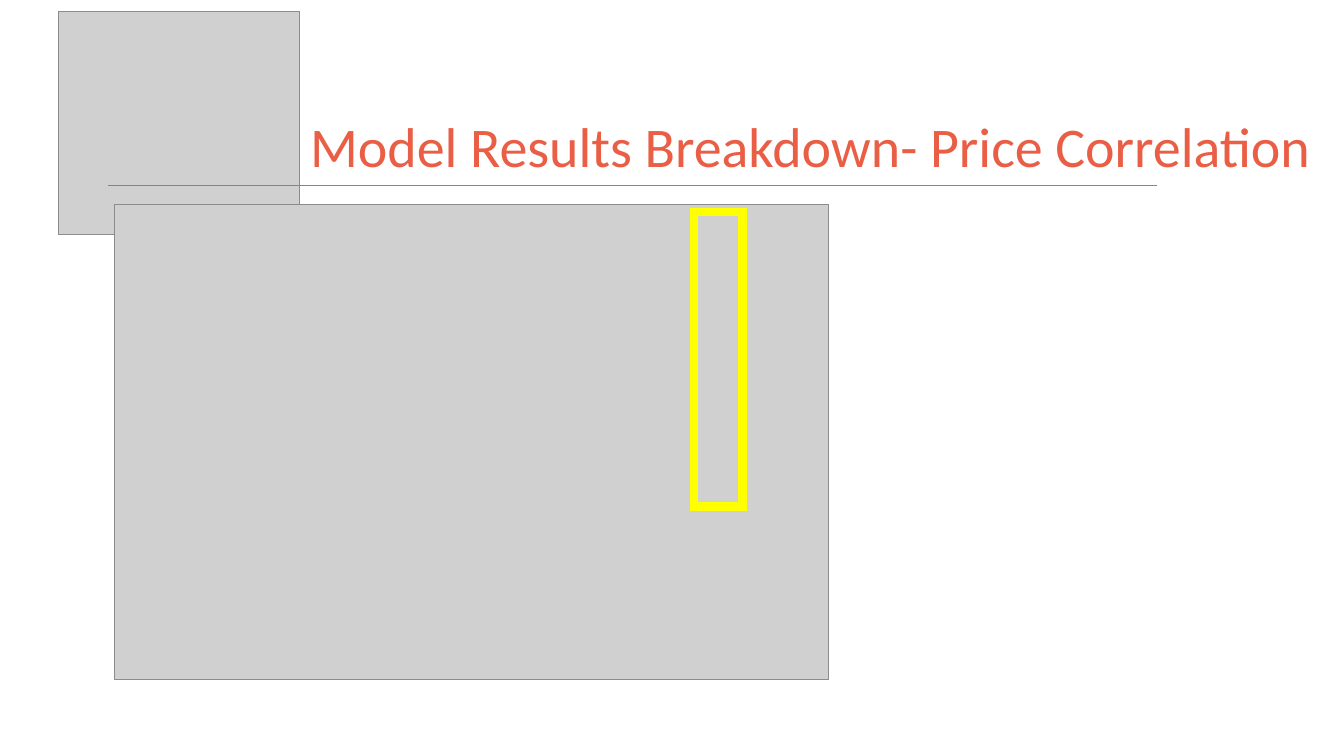
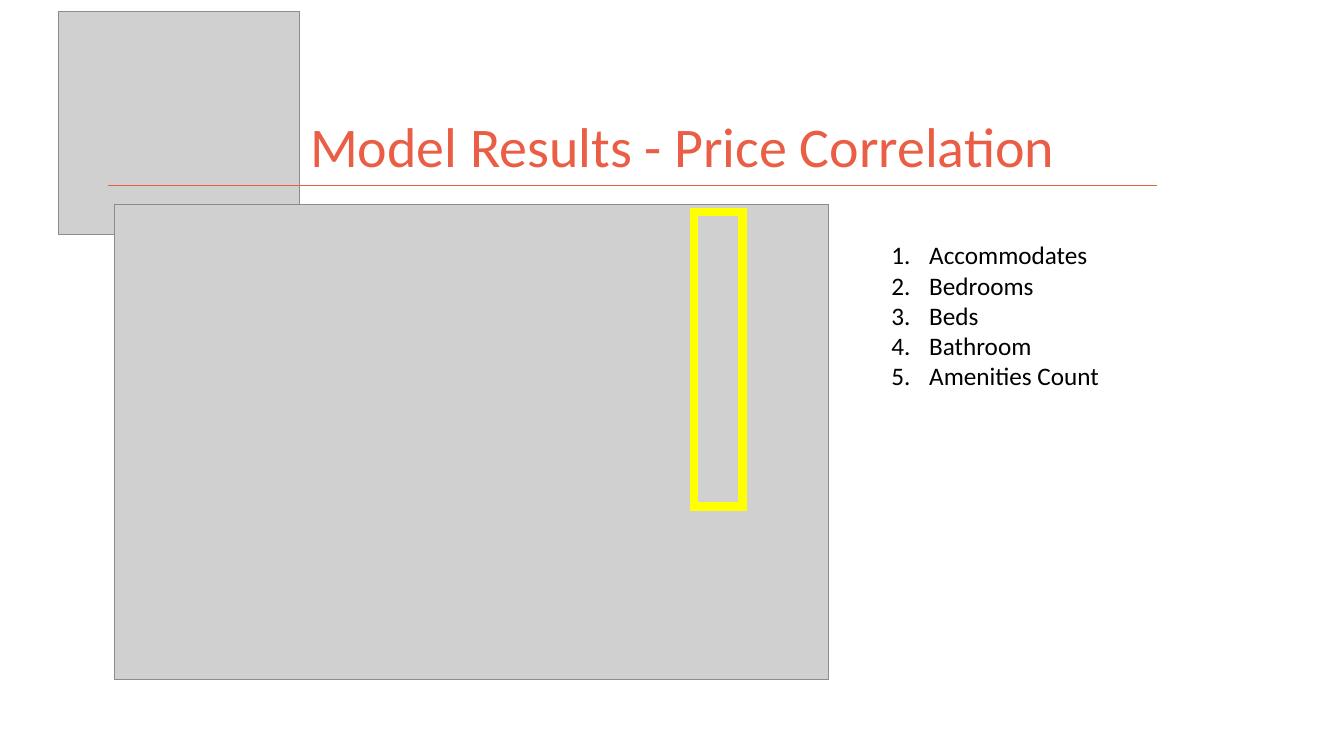
Before and after one commit to kman4/AirbnbPredictions, a slide deck: slide 17 of Airbnb Price Predictions (Model).pptx (slide 11 before the commit). Drawn at 1344x756 pixels with LibreOffice and Linux fonts; fonts in the diff are those of the drawing; grey boxes stand for pictures. Boxes give left, top, right and bottom in pixels: in the first picture for what was removed or moved away, otherwise in the second. Text is boxed around its words. In the diff, an @@ line names an element or a change of style, - is before the commit and + after.

```diff
--- a/Airbnb Price Predictions (Model).pptx
+++ b/Airbnb Price Predictions (Model).pptx
@@ title at <box>310,128,1055,168</box>: text changed @@
-Model Results Breakdown- Price Correlation
+Model Results - Price Correlation
@@ text added at <box>929,246,1098,386</box>, 18 pt, text #000000 @@
+1. Accommodates
+2. Bedrooms
+3. Beds
+4. Bathroom
+5. Amenities Count
```
Also in this commit, not shown: 4 other slides changed, 11 slides added, 2 slides removed, 1 other file.
